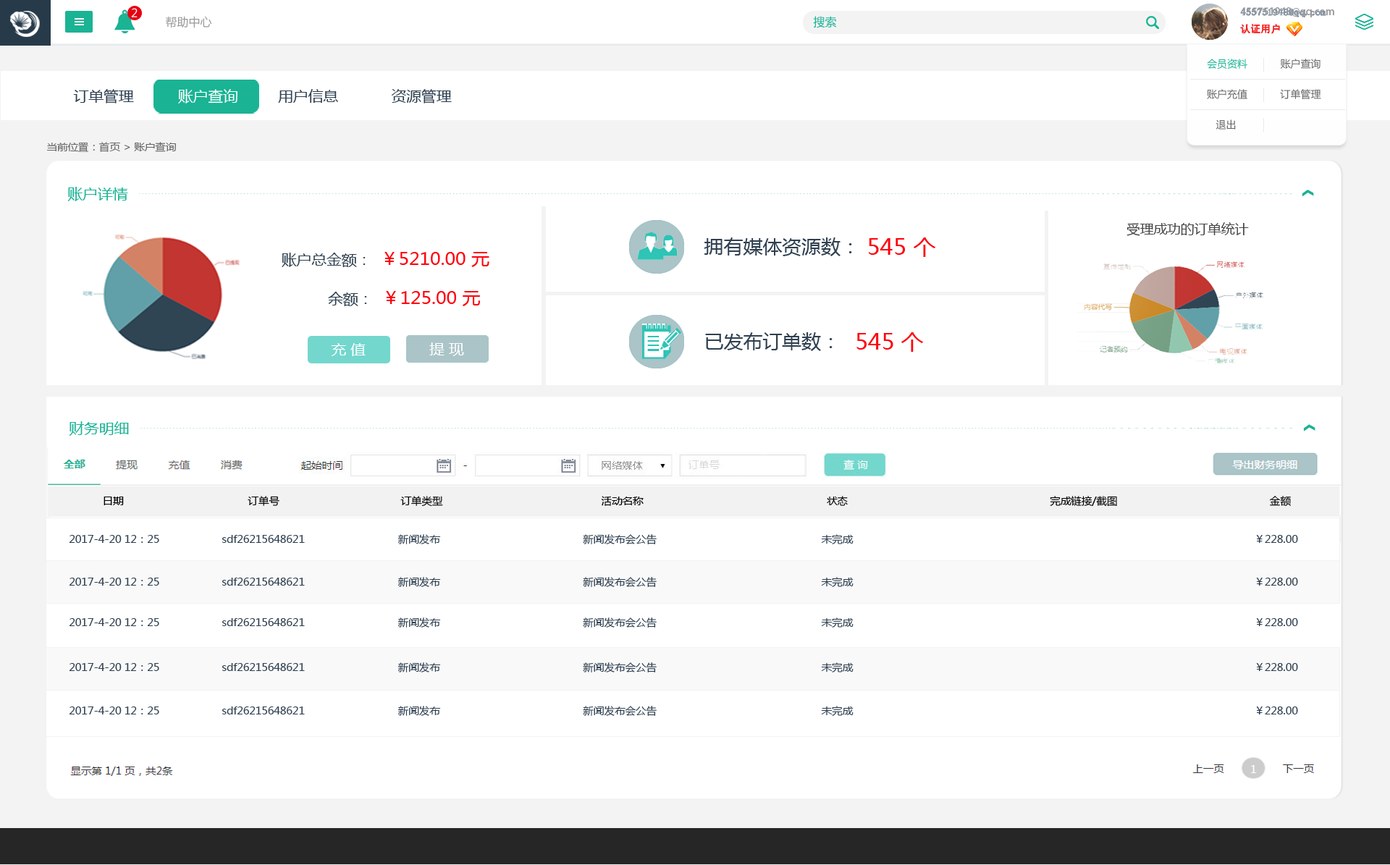
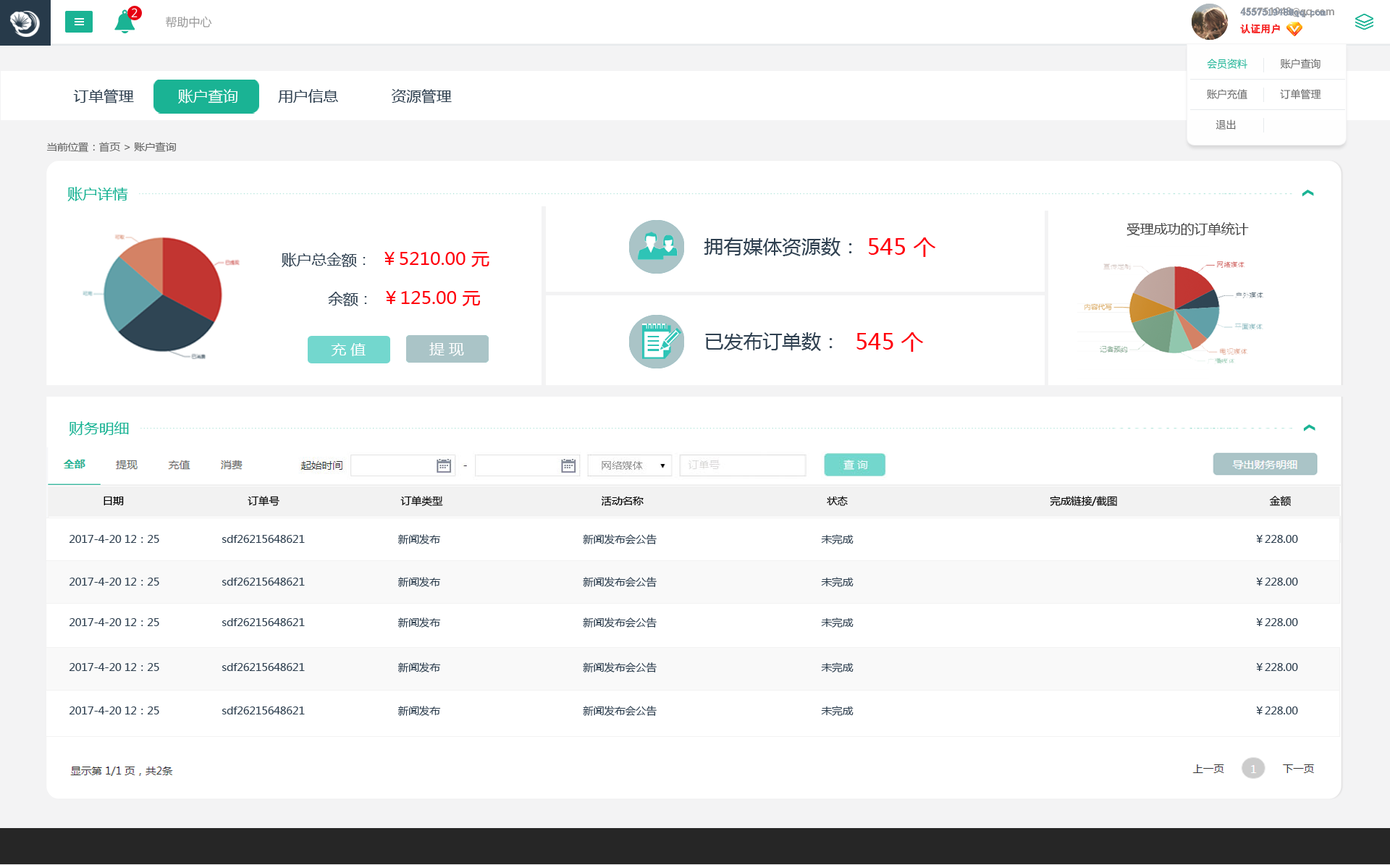
Layer changes from the first 1390×865 image to the second:
hid group "搜索框" (3 layers) over [left=803, top=10, right=1166, bottom=35]
